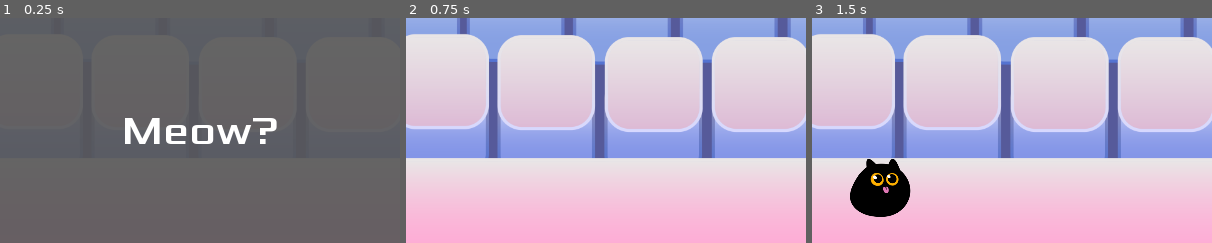
Above: before the commit, frames 1-3 (left to right).
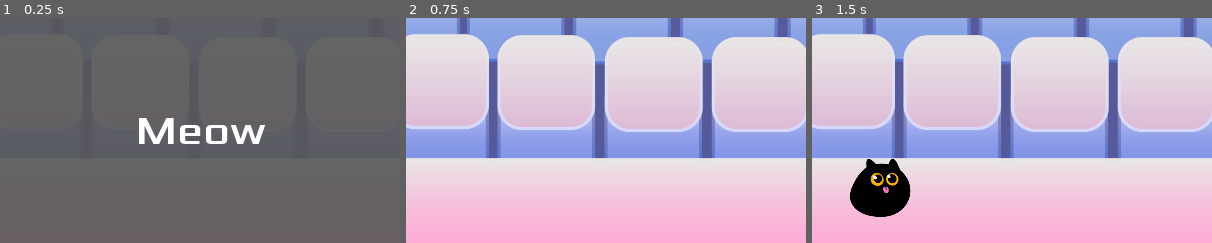
Above: after the commit, the same moments.

Repository: gameraccoon/ludum-dare-54-v2
Game: Godot game, scene res://Main.tscn
The game is run twice, just before and just after one commit, with the same random seed, the same clock (stepped at 60 frames per second) and the same inputs.
Inputs (mouse positions are % of the whole screen's width and height, from its top left):
- Up to frame 1 (0.25 s): no input
- Up to frame 2 (0.75 s): click "Start" at 0.5 s
- Up to frame 3 (1.5 s): tap Enter (start_game) at 1.25 s; move the mouse to (72, 45) at 1.27 s; hold Right (move_right) from 1.28 s (still down); hold Shift (Dash) from 1.28 s (still down); click (72, 45) at 1.42 s
The pictures show only the part of the screen within x 25-75%, y 20-70%; the shares and areas given below are measured in that part.

The runs differ from the first frame. In frame 1, 2.1% of the frame differs, in the area x 31-70%, y 44-56%; in frame 2, nothing differs; in frame 3, nothing differs.

Commit message:
Added random fingers at the end of the game + change the message

Diff:
--- a/HUD.gd
+++ b/HUD.gd
@@ -9,8 +9,12 @@
 
 
 func show_game_over():
-	show_message("Game Over")
-	$MessageLabel.text = "Meow??"
+	if Globals.game_is_completed:
+		show_message("Game Completed")
+		$MessageLabel.text = "Thank you for playing"
+	else:
+		show_message("Game Over")
+		$MessageLabel.text = "Meow?"
 	$MessageLabel.show()
 	yield(get_tree().create_timer(1), "timeout")
 	$StartButton.show()
--- a/HUD.tscn
+++ b/HUD.tscn
@@ -27,7 +27,7 @@
 margin_top = -79.5
 margin_bottom = 79.5
 custom_fonts/font = SubResource( 1 )
-text = "Meow?"
+text = "Meow"
 align = 1
 
 [node name="StartButton" type="Button" parent="."]
--- a/Main.gd
+++ b/Main.gd
@@ -214,6 +214,7 @@
 	$Music.stop()
 	$MusicMainMenu.play()
 	$DeathSound.play()
+	$RandomFingerTimer.stop()
 	$DelayTimer.start()
 
 
@@ -265,13 +266,15 @@
 			if is_out_of_actions:
 				current_pattern_idx += 1
 				pattern_time = 0
+
+				if current_pattern_idx >= PATTERNS.size():
+					Globals.game_is_completed = true
+					$RandomFingerTimer.start()
+
 				if OS.is_debug_build() and current_pattern_idx < PATTERNS.size():
 					print("Playing pattern: ", PATTERNS[current_pattern_idx]["name"])
 				else:
 					print("Finished playing predefined patterns")
-		else:
-			# game over?
-			pass
 
 	var is_pressed = is_space_pressed()
 	var was_pressed = Globals.is_space_pressed
@@ -283,8 +286,6 @@
 		$Background/Node2D/SpacePressed.visible = false
 		$Background/Node2D/SpaceReleased.visible = true
 	Globals.is_space_pressed = is_pressed
-
-
 
 
 func _input(event):
@@ -320,6 +321,9 @@
 				return true
 	return false
 
+func _on_RandomFingerTimer_timeout():
+	$FingerSpawner.strike_finger_at(Vector2(rand_range($MovementLimits.get_begin().x, $MovementLimits.get_end().x), rand_range($MovementLimits.get_begin().y, $MovementLimits.get_end().y)))
+	$RandomFingerTimer.start(rand_range(0.2, 0.9))
 
 func _on_DelayTimer_timeout():
 	$ColorRect.show()
--- a/Main.tscn
+++ b/Main.tscn
@@ -71,10 +71,15 @@
 [node name="SpaceClick" type="AudioStreamPlayer" parent="."]
 stream = ExtResource( 11 )
 
+[node name="RandomFingerTimer" type="Timer" parent="."]
+wait_time = 0.5
+one_shot = true
+
 [node name="DelayTimer" type="Timer" parent="."]
 one_shot = true
 
 [connection signal="finger_stroke" from="FingerSpawner" to="ShakingCamera" method="_on_FingerSpawner_finger_stroke"]
 [connection signal="hit" from="YSort/Player" to="." method="game_over"]
 [connection signal="start_game" from="HUD" to="." method="new_game"]
+[connection signal="timeout" from="RandomFingerTimer" to="." method="_on_RandomFingerTimer_timeout"]
 [connection signal="timeout" from="DelayTimer" to="." method="_on_DelayTimer_timeout"]
--- a/scripts/Globals.gd
+++ b/scripts/Globals.gd
@@ -2,3 +2,5 @@
 
 var is_space_pressed = false
 var space_offset = 34
+
+var game_is_completed = false
